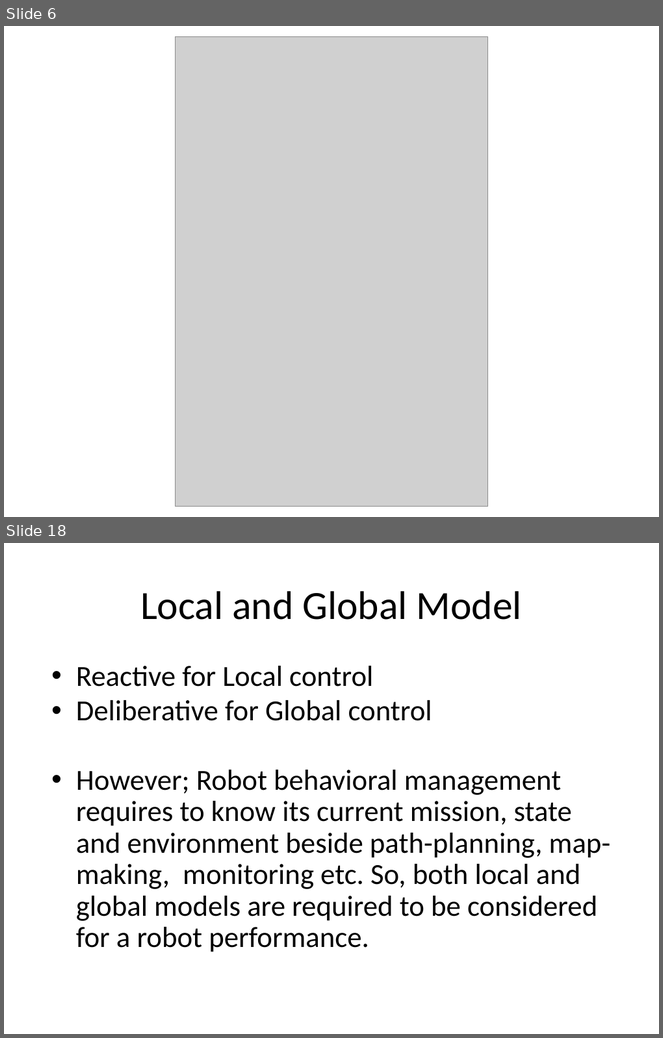
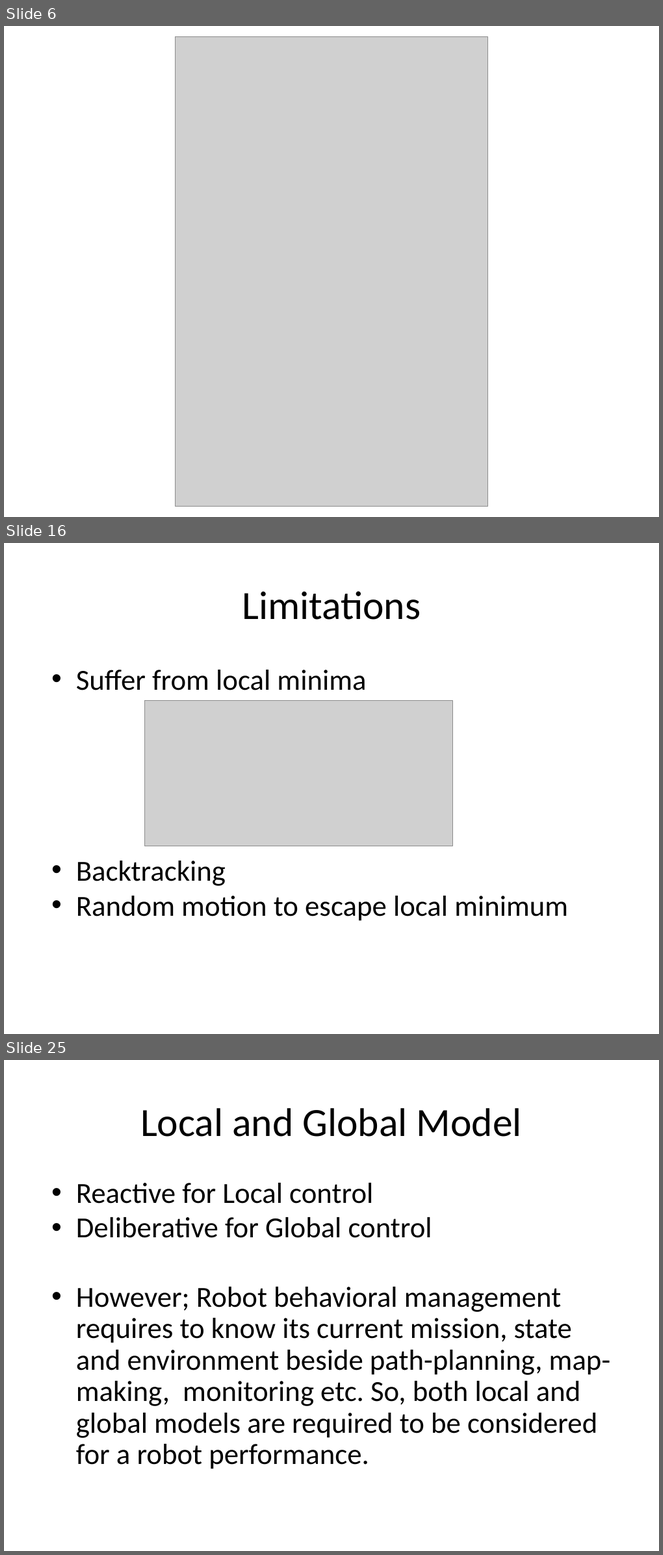
Before and after one commit to UK-Roy/cse461, a slide deck: slides/Introduction to Robotics-lec2.pptx. Shown one above the other, each under a label of ours: slides 6 and 18 before the commit, slides 6, 16 and 25 after it; the slides between them are not shown. The pictures are 663x1038 and 663x1555 pixels, drawn with LibreOffice and Linux fonts; fonts in the diff are those of the drawing; grey boxes stand for pictures. Boxes give left, top, right and bottom in pixels: in the first picture for what was removed or moved away, otherwise in the second. Text is boxed around its words. In the diff, an @@ line names an element or a change of style, - is before the commit and + after.

```diff
--- a/slides/Introduction to Robotics-lec2.pptx
+++ b/slides/Introduction to Robotics-lec2.pptx
@@ slide 16 added at (4,543,659,1034), background #FFFFFF @@
@@ title added at (242,591,421,620), 44 pt, text #000000 @@
+Limitations
@@ text added at (76,670,568,921), 32 pt, text #000000 @@
+• Suffer from local minima
+• Backtracking
+• Random motion to escape local minimum
@@ picture added at (145,700,452,846) @@
@@ what was slide 18 is now slide 25 @@
```
Also in this commit, not shown: 14 slides changed, 14 other slides added, 6 slides removed, 7 other files.
